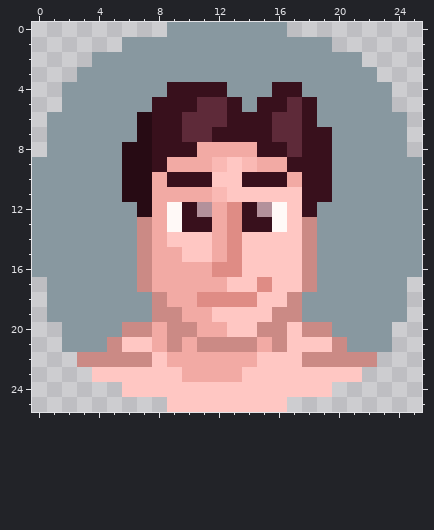
A pixel-art sprite gets an edit: app/assets/images/races/human.png. The first picture shows the starting point.
The file is 52x52 pixels, drawn in blocks of 2x2; one block is one cell here.
Once edited:
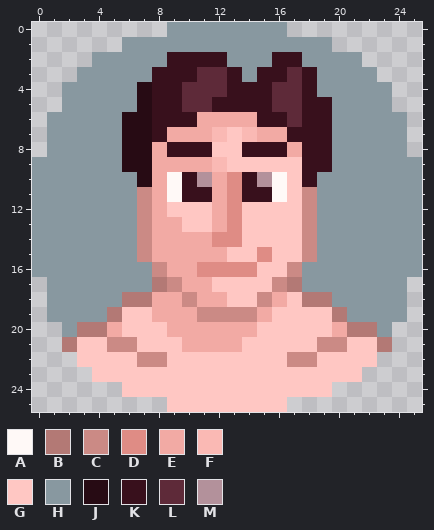
Palette (. is transparent): A #fff9f7  B #b37975  C #cb8a85  D #df8c85  E #f2aaa4  F #fab9b4  G #ffc7c3  H #8898a0  J #270b14  K #38101c  L #5e2a39  M #b3919b
Edits made:
Changed rows in their new state; - is an unchanged pixel.
first column x 2:
 2 -------KKKK---KK------
 3 ------KKKLLK-KKLK-----
 4 -----JK-LLLKKKLLK-----
 5 -----J--L-K-K-L--K----
 6 ----J---KEEEE-K--K----
 7 ----J--EEEFGFEEK------
 8 ------E--KGGK--E------
 9 ------E-----GGGG------
10 ----H--A-MED-MAG-H----
11 ----HC-AKKEDKKA-CH----
12 -----C-GGG--GGG-C-----
13 -------EGG--GGG-------
14 -------EEED-----------
15 --------EE-G-D--------
16 -----HC--D--D--CH-----
17 -----HBC--G--GCBH-----
18 ----BBE-CEEGGCEGBB----
19 ---BGGEE-CCCCEGGGGB---
20 -BBEGGGEE--EEGG-GGEBB-
21 BGG-C-GG-EEEGGG--C-GGB
22 -GGGG-CGGGGGG--C-GGGG-
23 --------GGGG----------
Boxes around the changes in both pictures, in picture pixels (x1, y1, x2, y2):
changed: (62, 52, 392, 382)
